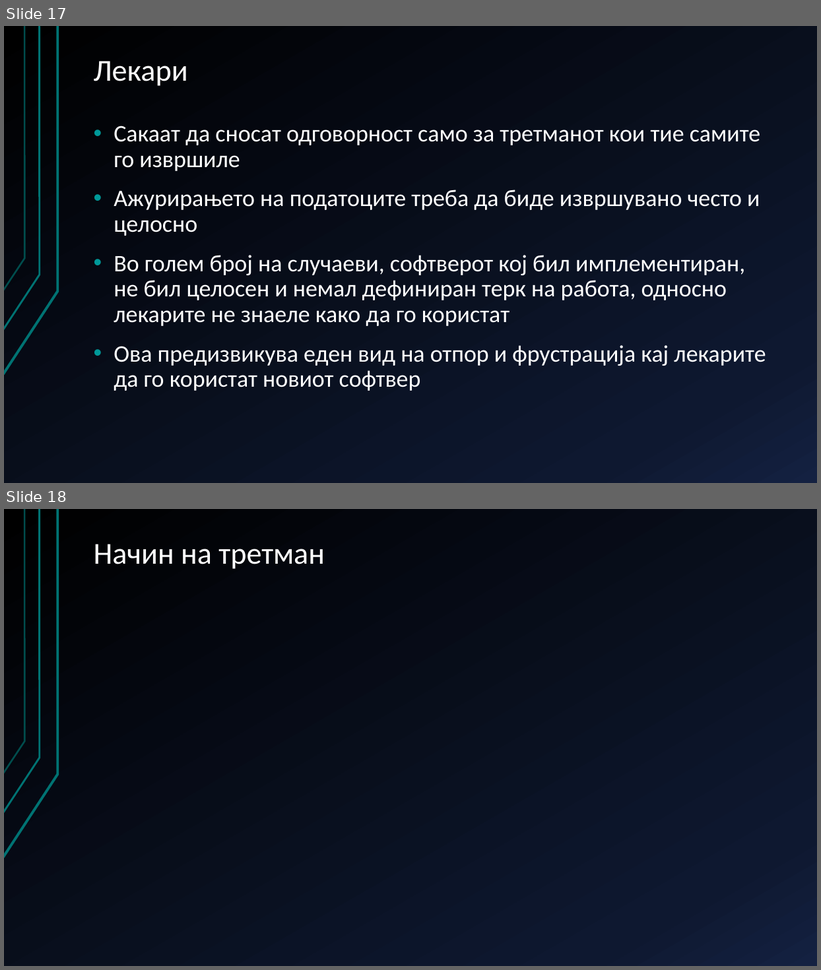
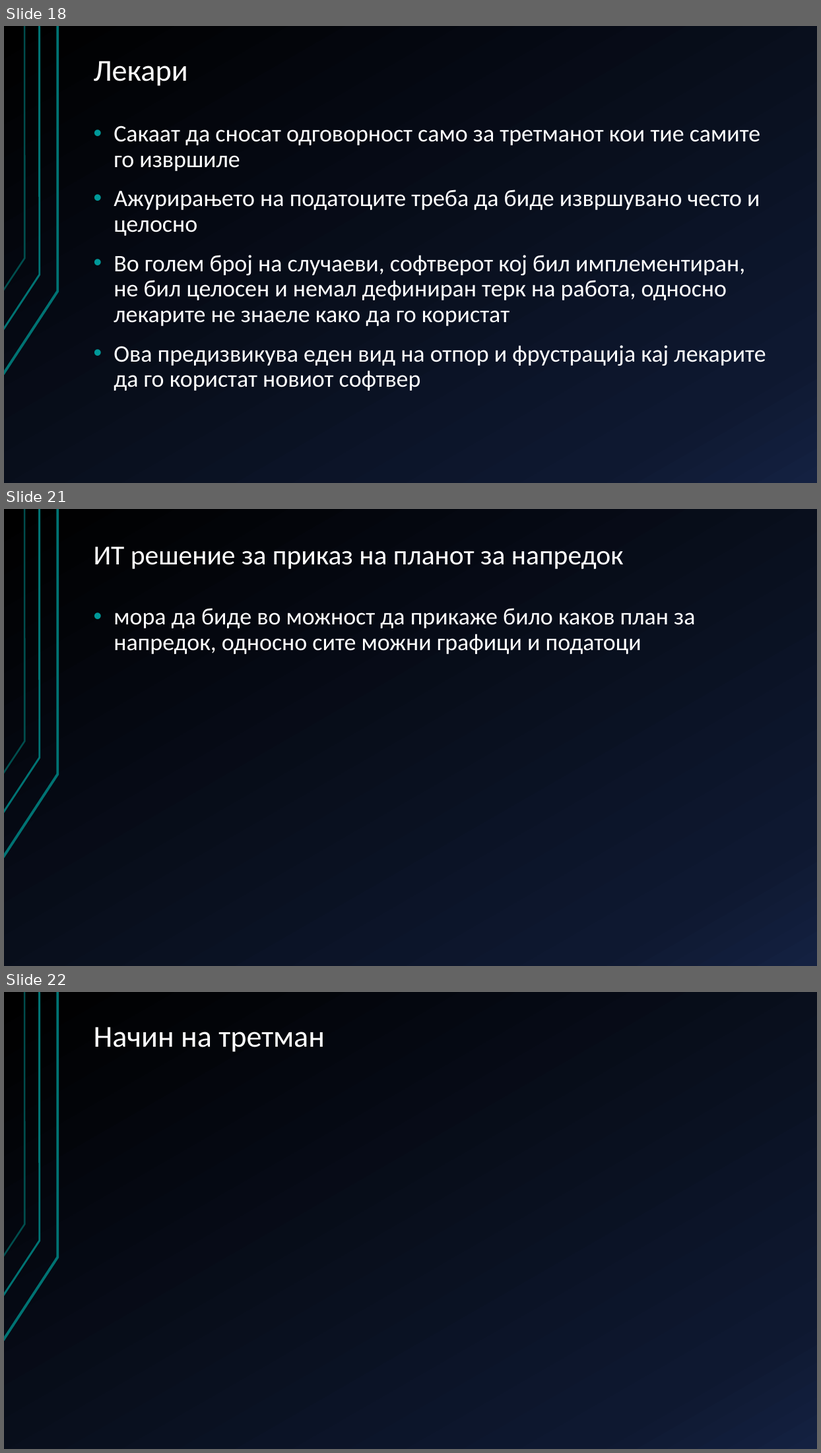
Before and after one commit to AlenDosev/Master, a slide deck: Master.pptx. Shown one above the other, each under a label of ours: slides 17 and 18 before the commit, slides 18, 21 and 22 after it; the slides between them are not shown. The pictures are 821x970 and 821x1453 pixels, drawn with LibreOffice and Linux fonts; fonts in the diff are those of the drawing. Boxes give left, top, right and bottom in pixels: in the first picture for what was removed or moved away, otherwise in the second. Text is boxed around its words. In the diff, an @@ line names an element or a change of style, - is before the commit and + after.

```diff
--- a/Master.pptx
+++ b/Master.pptx
@@ slide 21 added at <box>4,509,817,966</box>, background gradient #000000 to #0F1931 to #142242; not listed: 3 template elements that a slide beside it also shows @@
@@ title added at <box>94,547,624,569</box>, 32.4 pt, text #FFFFFF @@
+ИТ решение за приказ на планот за напредок
@@ text added at <box>114,608,695,654</box>, 28 pt, text #FFFFFF @@
+• мора да биде во можност да прикаже било каков план за напредок, односно сите можни графици и податоци
@@ what was slide 17 is now slide 18 @@
@@ what was slide 18 is now slide 22 @@
```
Also in this commit, not shown: 3 other slides added.
